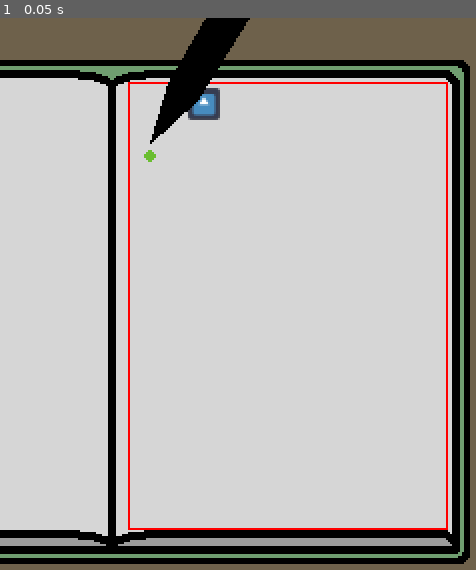
Above: before the commit, frame 1.
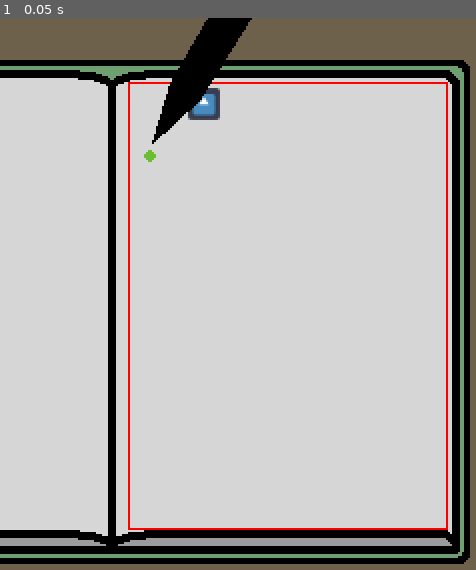
Above: after the commit, the same moment.

Repository: kennethbchen/Bullet-Journal-Game
Game: Godot game, scene res://Game.tscn
Two runs of this game, one before a commit and one after it. Both use one fixed random seed, a clock stepped at 60 frames per second and the inputs below. The engine's default icon, where the game draws it, is replaced by a stand-in: a white triangle on a blue panel in a dark square.
Inputs:
- Up to frame 1 (0.05 s): no input

The runs differ from the first frame. In frame 1, 0.2% of the frame differs, in the area x 31-53%, y 0-23%.

Commit message:
Changed pen position a little

Diff:
--- a/Game.tscn
+++ b/Game.tscn
@@ -31,7 +31,7 @@
 
 [node name="PenSprite" type="Sprite2D" parent="Player"]
 z_index = 2
-position = Vector2(0, -6)
+position = Vector2(1, -6)
 texture = ExtResource("3_iqhor")
 centered = false
 offset = Vector2(0, -128)
--- a/Scripts/Player.gd
+++ b/Scripts/Player.gd
@@ -94,7 +94,7 @@
 
 func _stop_drawing():
 
-	pen_sprite.position = Vector2(0, -6)
+	pen_sprite.position = Vector2(1, -6)
 
 	if current_line_drawer == null:
 		return
